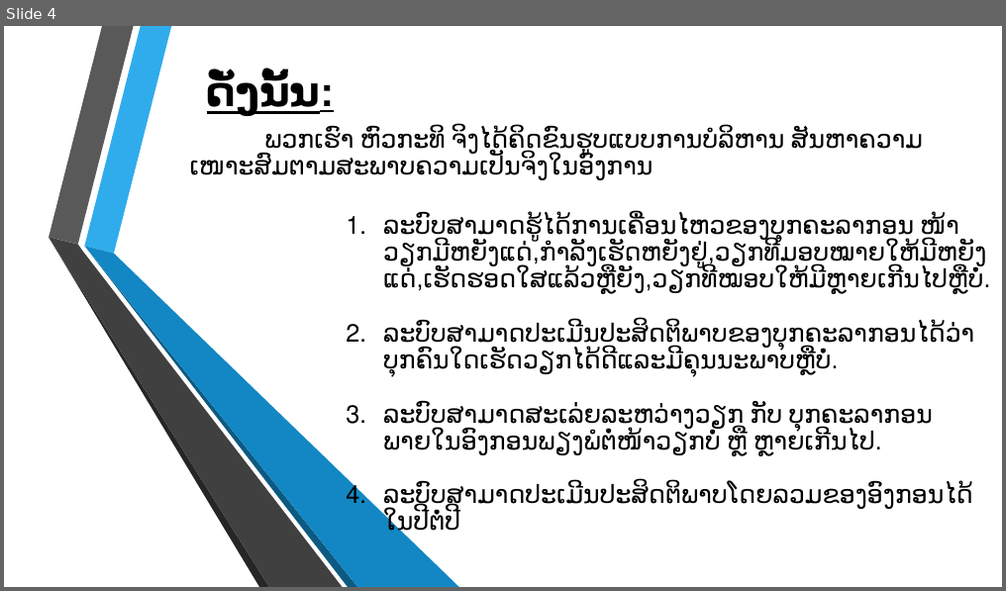
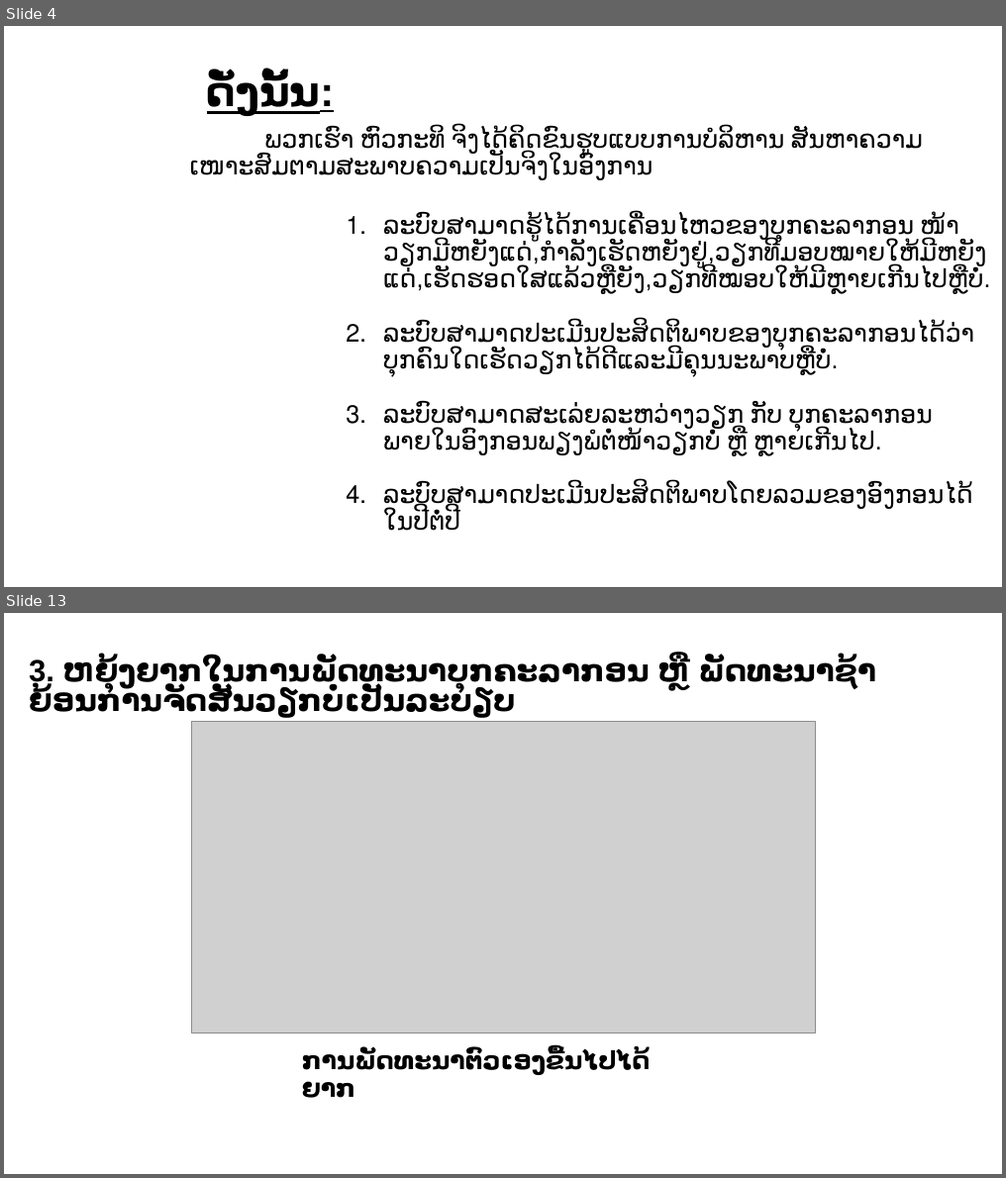
Before and after one commit to touy/taskmanager, a slide deck: ບົດພີເຊັ້ນ.pptx. Shown one above the other, each under a label of ours: slide 4 before the commit, slides 4 and 13 after it; the slides between them are not shown. The pictures are 1006x591 and 1006x1178 pixels, drawn with LibreOffice and Linux fonts; fonts in the diff are those of the drawing; grey boxes stand for pictures; background and template pictures are left out. Boxes give left, top, right and bottom in pixels: in the first picture for what was removed or moved away, otherwise in the second. Text is boxed around its words. In the diff, an @@ line names an element or a change of style, - is before the commit and + after.

```diff
--- a/ບົດພີເຊັ້ນ.pptx
+++ b/ບົດພີເຊັ້ນ.pptx
@@ slide 13 added at box(4, 613, 1002, 1174), background #FFFFFF @@
@@ text added at box(29, 657, 876, 718), 29.6 pt, text #000000, bold @@
+3. ຫຍຸ້ງຍາກໃນການພັດທະນາບຸກຄະລາກອນ ຫຼື ພັດທະນາຊ້າ ຍ້ອນການຈັດສັນວຽກບໍ່ເປັນລະບຽບ
@@ picture added at box(191, 721, 815, 1033) @@
@@ text added at box(302, 1050, 650, 1098), 24 pt, text #000000, bold @@
+ການພັດທະນາຕົວເອງຂື້ນໄປໄດ້ຍາກ
@@ slide 4 changed as well @@
@@ group removed at box(49, 26, 460, 587): 6 freeform shapes @@
```
Also in this commit, not shown: 3 other slides changed, 15 other slides added.
